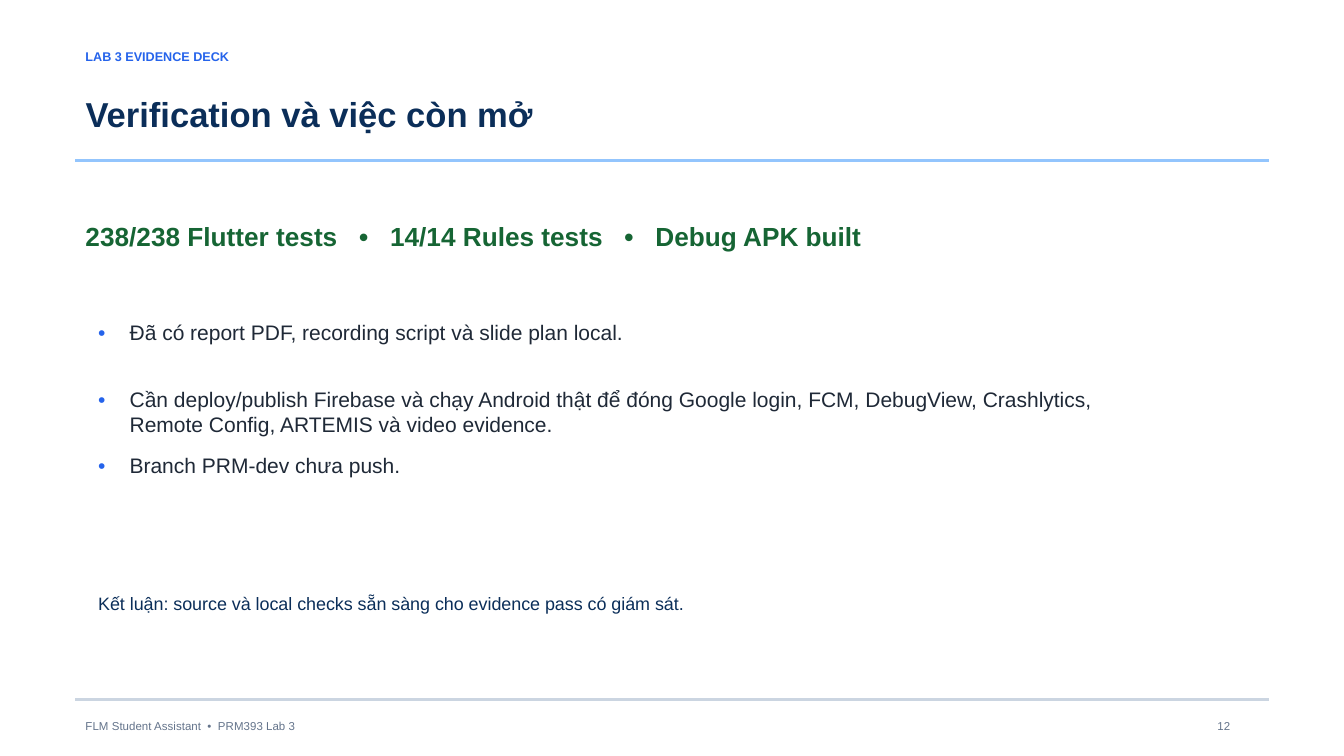
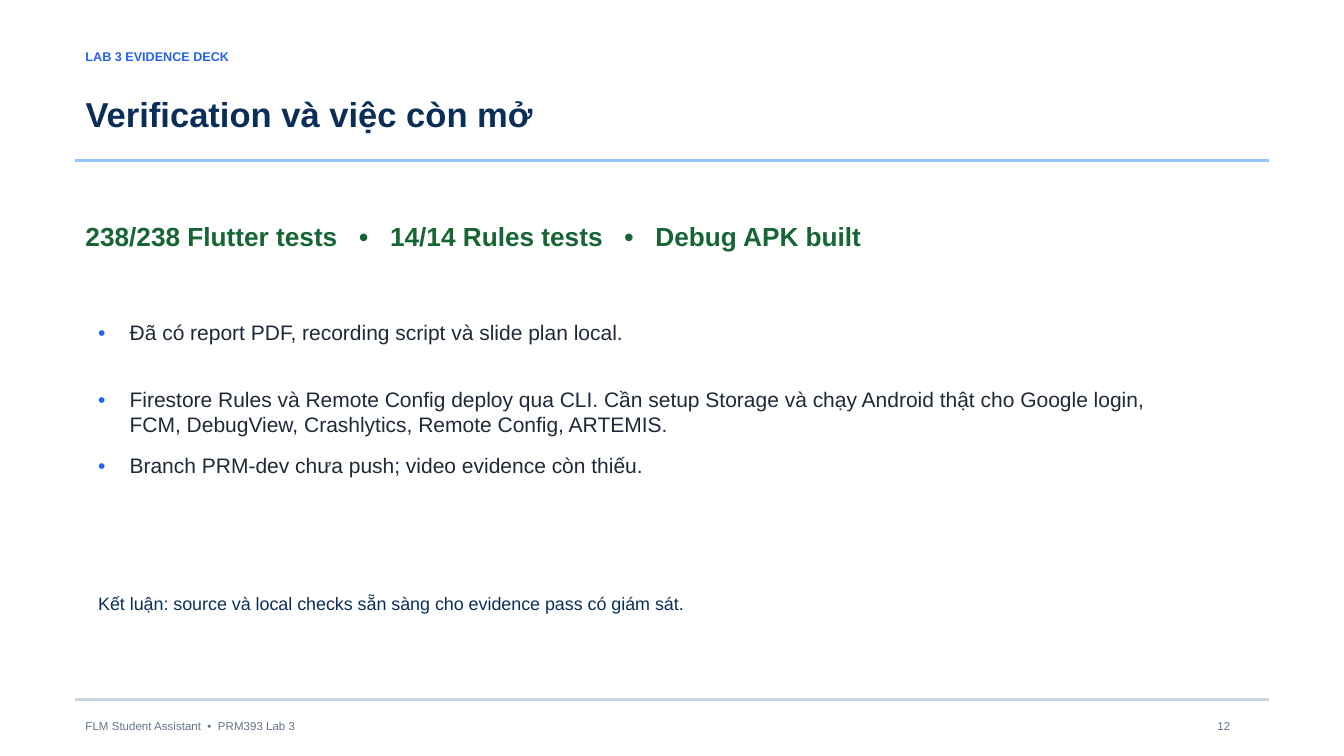
Before and after one commit to gnouv-fpt/ChatAIProject, a slide deck: slide 12 of output/slides/PRM393_Lab3_Evidence_Deck_2026-11-07.pptx. Drawn at 1344x756 pixels with LibreOffice and Linux fonts; fonts in the diff are those of the drawing. Boxes give left, top, right and bottom in pixels: in the first picture for what was removed or moved away, otherwise in the second. Text is boxed around its words. In the diff, an @@ line names an element or a change of style, - is before the commit and + after.

Commit message:
docs(lab3): record Firebase deploy results

```diff
--- a/output/slides/PRM393_Lab3_Evidence_Deck_2026-11-07.pptx
+++ b/output/slides/PRM393_Lab3_Evidence_Deck_2026-11-07.pptx
@@ text at [130, 391, 1144, 436]: text changed @@
-Cần deploy/publish Firebase và chạy Android thật để đóng Google login, FCM, DebugView, Crashlytics, Remote Config, ARTEMIS và video evidence.
+Firestore Rules và Remote Config deploy qua CLI. Cần setup Storage và chạy Android thật cho Google login, FCM, DebugView, Crashlytics, Remote Config, ARTEMIS.
@@ text at [130, 457, 642, 477]: text changed @@
-Branch PRM-dev chưa push.
+Branch PRM-dev chưa push; video evidence còn thiếu.
```
Also in this commit, not shown: 1 other slide changed, 6 other files.
